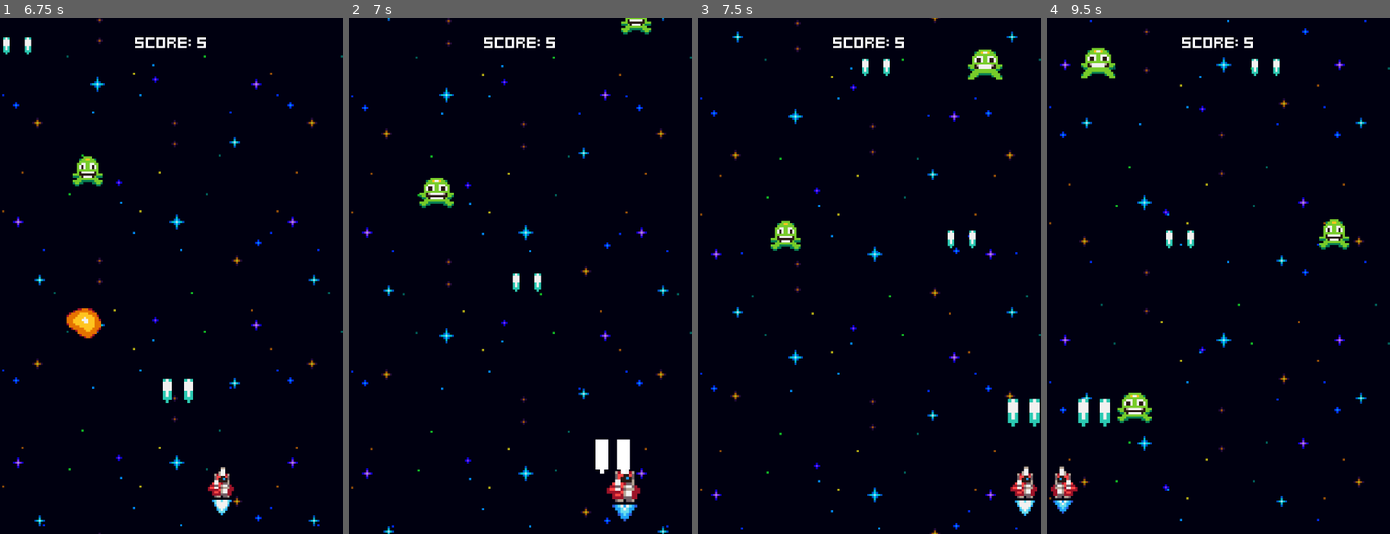
Above: before the commit, frames 1-4 (left to right).
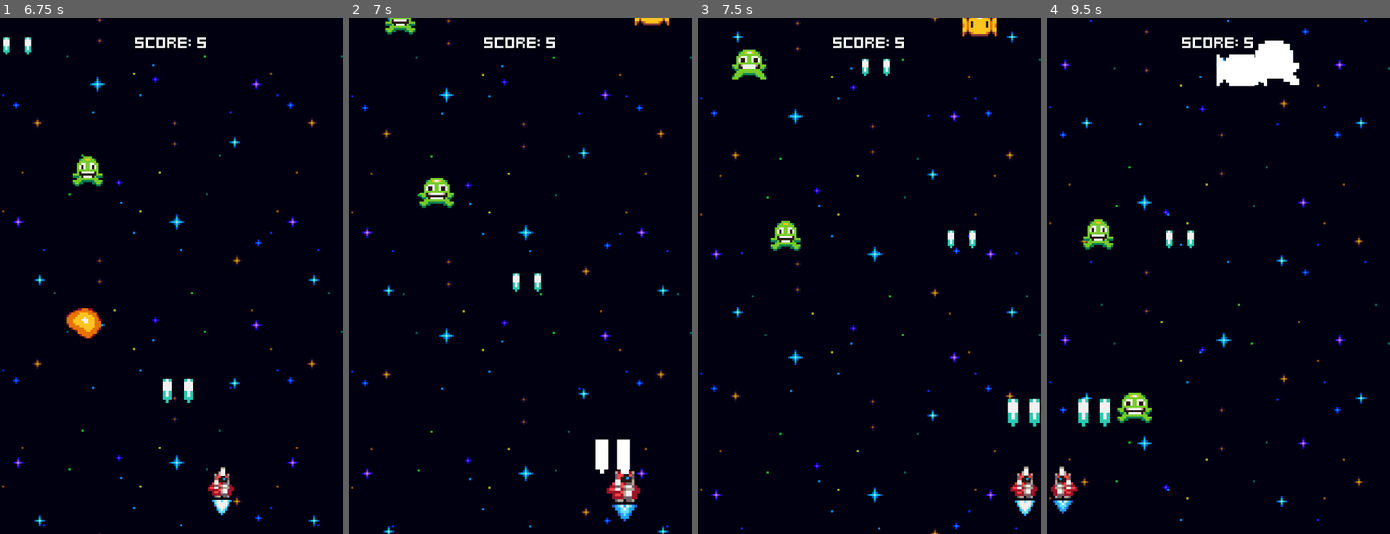
Above: after the commit, the same moments.

Repository: MatZ-Dev/heartbeast-space-shooter
Game: Godot game, scene res://menus/menu.tscn
Same seed, same stepped clock (60 frames per second), same inputs: the game is played once before the commit and once after it.
Inputs:
- Up to frame 1 (6.75 s): tap Space at 0.5 s; hold Right (ui_right) 0.53-1.28 s; tap Enter (ui_accept) at 0.6, 0.77, 1.07, 1.35, 1.52, 1.82, 2.1, 2.85, 3.02, 3.32, 3.6, 3.77, 4.07, 4.35, 4.52, 4.82, 5.1, 5.85, 6.02, 6.32, 6.6 s; hold Left (ui_left) 1.28-2.03 s; hold Right (ui_right) 2.03-3.53 s; hold Left (ui_left) 3.53-5.78 s; hold Right (ui_right) from 5.78 s (still down)
- Up to frame 2 (7 s): keep holding Right (ui_right); tap Enter (ui_accept) at 6.77 s
- Up to frame 3 (7.5 s): keep holding Right (ui_right); tap Enter (ui_accept) at 7.07, 7.35 s
- Up to frame 4 (9.5 s): tap Enter (ui_accept) at 7.52, 7.82, 8.1, 8.85, 9.02, 9.32 s; release Right (ui_right) at 8.03 s; hold Left (ui_left) from 8.03 s (still down)

Frame 1 is identical in both runs. In frame 2, 0.5% of the frame differs, in the area x 10-94%, y 0-4%; in frame 3, 1.2%; in frame 4, 2.7%, in the area x 9-89%, y 4-45%.

Commit message:
Part-14 Yellow Enemy

Diff:
--- a/enemies/enemy.gd
+++ b/enemies/enemy.gd
@@ -1,3 +1,4 @@
+class_name Enemy
 extends Node2D
 
 
--- a/enemies/enemy_generator.gd
+++ b/enemies/enemy_generator.gd
@@ -1,15 +1,19 @@
 extends Node2D
 
 @export var GreenEnemyScene: PackedScene
+@export var YellowEnemyScene: PackedScene
 
 var margin = 8
 var screen_width = ProjectSettings.get_setting("display/window/size/viewport_width")
 
 @onready var spawner_component: SpawnerComponent = $SpawnerComponent
 @onready var green_enemy_spawn_timer: Timer = $GreenEnemySpawnTimer
+@onready var yellow_enemy_spawn_timer: Timer = $YellowEnemySpawnTimer
 
 func _ready() -> void:
 	green_enemy_spawn_timer.timeout.connect(handle_spawn.bind(GreenEnemyScene, green_enemy_spawn_timer))
+	yellow_enemy_spawn_timer.timeout.connect(handle_spawn.bind(YellowEnemyScene, yellow_enemy_spawn_timer))
+
 
 
 func handle_spawn(enemy_scene: PackedScene, timer: Timer) -> void:
--- a/enemies/enemy_generator.tscn
+++ b/enemies/enemy_generator.tscn
@@ -3,10 +3,12 @@
 [ext_resource type="Script" uid="uid://dhvo7pcw4co0j" path="res://enemies/enemy_generator.gd" id="1_k80ol"]
 [ext_resource type="Script" uid="uid://beo7p3rvlcxy1" path="res://components/spawner_component.gd" id="1_p85au"]
 [ext_resource type="PackedScene" uid="uid://c7r1b3vmw8vfc" path="res://enemies/green_enemy.tscn" id="2_d5nw7"]
+[ext_resource type="PackedScene" uid="uid://c8rgsavyaqcek" path="res://enemies/yellow_enemy.tscn" id="3_m4hnj"]
 
 [node name="EnemyGenerator" type="Node2D" unique_id=2008452015]
 script = ExtResource("1_k80ol")
 GreenEnemyScene = ExtResource("2_d5nw7")
+YellowEnemyScene = ExtResource("3_m4hnj")
 
 [node name="SpawnerComponent" type="Node2D" parent="." unique_id=478036889]
 script = ExtResource("1_p85au")
@@ -16,3 +18,8 @@
 wait_time = 2.0
 one_shot = true
 autostart = true
+
+[node name="YellowEnemySpawnTimer" type="Timer" parent="." unique_id=1257239999]
+wait_time = 5.0
+one_shot = true
+autostart = true
--- /dev/null
+++ b/enemies/yellow_enemy.gd
@@ -0,0 +1,6 @@
+extends Enemy
+
+
+func _ready() -> void:
+	super()
+	move_component.velocity.x  = [-20, 20].pick_random()
--- /dev/null
+++ b/enemies/yellow_enemy.tscn
@@ -0,0 +1,69 @@
+[gd_scene format=3 uid="uid://c8rgsavyaqcek"]
+
+[ext_resource type="PackedScene" uid="uid://bjfnchdkts4vm" path="res://enemies/enemy.tscn" id="1_rilk2"]
+[ext_resource type="Script" uid="uid://bvsux76ygbse4" path="res://enemies/yellow_enemy.gd" id="2_kcw3k"]
+[ext_resource type="Texture2D" uid="uid://beinxv8mr1cc" path="res://assets/sprites/yellow_enemy.png" id="2_sy5vk"]
+[ext_resource type="Script" uid="uid://bjgtpsuqq6qbh" path="res://components/border_bounce_component.gd" id="4_fg4df"]
+
+[sub_resource type="AtlasTexture" id="AtlasTexture_kcw3k"]
+atlas = ExtResource("2_sy5vk")
+region = Rect2(0, 0, 16, 16)
+
+[sub_resource type="AtlasTexture" id="AtlasTexture_fg4df"]
+atlas = ExtResource("2_sy5vk")
+region = Rect2(16, 0, 16, 16)
+
+[sub_resource type="SpriteFrames" id="SpriteFrames_sy5vk"]
+animations = [{
+"frames": [{
+"duration": 1.0,
+"texture": SubResource("AtlasTexture_kcw3k")
+}, {
+"duration": 1.0,
+"texture": SubResource("AtlasTexture_fg4df")
+}],
+"loop": 1,
+"name": &"default",
+"speed": 4.0
+}]
+
+[sub_resource type="RectangleShape2D" id="RectangleShape2D_pilwl"]
+size = Vector2(16, 10)
+
+[sub_resource type="RectangleShape2D" id="RectangleShape2D_t5wi2"]
+size = Vector2(12, 7)
+
+[node name="YellowEnemy" unique_id=947168423 instance=ExtResource("1_rilk2")]
+script = ExtResource("2_kcw3k")
+
+[node name="AnimatedSprite2D" parent="." index="0" unique_id=1676910821]
+sprite_frames = SubResource("SpriteFrames_sy5vk")
+autoplay = "default"
+frame = 1
+frame_progress = 0.98811144
+
+[node name="StatsComponent" parent="." index="1" unique_id=440060764]
+health = 6
+
+[node name="MoveComponent" parent="." index="2" unique_id=99428330]
+velocity = Vector2(0, 10)
+
+[node name="VisibleOnScreenNotifier2D" parent="." index="3" unique_id=1479180927]
+rect = Rect2(-8, -5, 16, 10)
+
+[node name="CollisionShape2D" type="CollisionShape2D" parent="HurtboxComponent" parent_id_path=PackedInt32Array(110863721) index="0" unique_id=344703132]
+shape = SubResource("RectangleShape2D_pilwl")
+
+[node name="CollisionShape2D" type="CollisionShape2D" parent="HitboxComponent" parent_id_path=PackedInt32Array(338263526) index="0" unique_id=1376203167]
+position = Vector2(0, -0.5)
+shape = SubResource("RectangleShape2D_t5wi2")
+debug_color = Color(0.9783024, 0, 0.4010299, 0.41960785)
+
+[node name="ScoreComponent" parent="." index="12" unique_id=62606791]
+adjust_amount = 10
+
+[node name="BorderBounceComponent" type="Node" parent="." index="13" unique_id=2114412375 node_paths=PackedStringArray("actor", "move_component")]
+script = ExtResource("4_fg4df")
+actor = NodePath("..")
+move_component = NodePath("../MoveComponent")
+metadata/_custom_type_script = "uid://bjgtpsuqq6qbh"
--- a/world.gd
+++ b/world.gd
@@ -6,6 +6,7 @@
 @onready var score_label: Label = $ScoreLabel
 
 func _ready() -> void:
+	randomize()
 	update_score_label(game_stats.score)
 	game_stats.score_changed.connect(update_score_label)
 
Not shown, added: enemies/yellow_enemy.gd.uid
